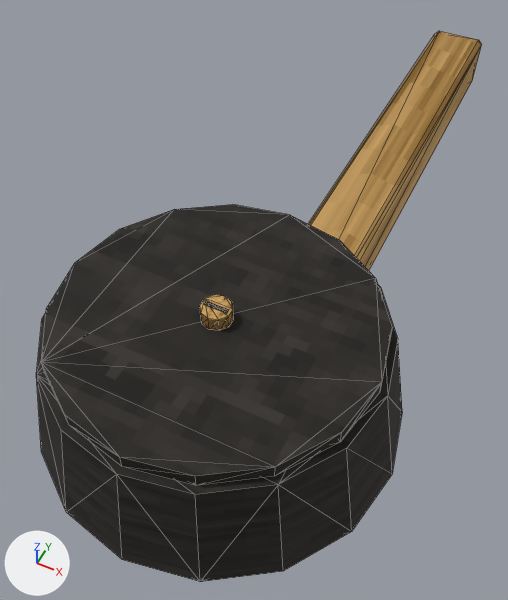
The glTF model assets/models/instruments_v1/key_lever.glb, before and after one commit.
Before and after are seen from a camera (50 mm lens) standing at (0.0287, -0.1074, 0.099) and looking at (-0.0092, -0.0317, 0.0044). Every picture has the same lights, and +X, +Y and +Z are marked at lower left. The first picture is the older version. Mesh edges are drawn as thin lines. Vertices at exactly the same position are counted once.

In view in the first picture: 'key_lever'.
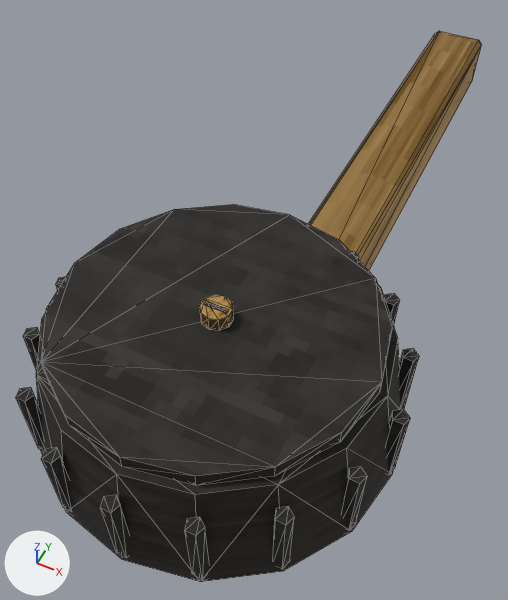
Edits to the bpy script that builds the scene:
```text
Change mat_dw_brass:
    remove # nodes: BsdfPrincipled, OutputMaterial, TexImage
    nodes: BsdfPrincipled, Mix, OutputMaterial, TexImage, VertexColor
Change me_cube_012:
    used by ob_key_lever; location = (0.0, 0.0, 0.0)
    remove me_cube_012.from_pydata(...)  # 140 vertices, 256 faces; spans x -0.025..0.025, y -0.085..0.065, z 0.0..0.036
    add me_cube_012.from_pydata(...)  # 300 vertices, 512 faces; spans x -0.025..0.025, y -0.085..0.065, z 0.0..0.036
    me_cube_012 part 1: a new loose piece, a 5-sided cylinder along z spanning x 0.023..0.025, y -0.0609..-0.0589, z 0.017..0.029, in mat_dw_ebonite
    me_cube_012 part 2: a new loose piece, a 5-sided cylinder along z spanning x 0.0211..0.0232, y -0.0701..-0.0681, z 0.017..0.029, in mat_dw_ebonite
    me_cube_012 part 3: a new loose piece, a 5-sided cylinder along z spanning x 0.0159..0.018, y -0.0779..-0.0759, z 0.017..0.029, in mat_dw_ebonite
    me_cube_012 part 4: a new loose piece, a 5-sided cylinder along z spanning x 0.0081..0.0102, y -0.0831..-0.0811, z 0.017..0.029, in mat_dw_ebonite
    me_cube_012 part 5: a new loose piece, a 5-sided cylinder along z spanning x -0.001..0.001, y -0.0849..-0.0829, z 0.017..0.029, in mat_dw_ebonite
    me_cube_012 part 6: a new loose piece, a 5-sided cylinder along z spanning x -0.0102..-0.0081, y -0.0831..-0.0811, z 0.017..0.029, in mat_dw_ebonite
    me_cube_012 part 7: a new loose piece, a 5-sided cylinder along z spanning x -0.018..-0.0159, y -0.0779..-0.0759, z 0.017..0.029, in mat_dw_ebonite
    me_cube_012 part 8: a new loose piece, a 5-sided cylinder along z spanning x -0.0232..-0.0211, y -0.0701..-0.0681, z 0.017..0.029, in mat_dw_ebonite
    me_cube_012 part 9: a new loose piece, a 5-sided cylinder along z spanning x -0.025..-0.023, y -0.0609..-0.0589, z 0.017..0.029, in mat_dw_ebonite
    me_cube_012 part 10: a new loose piece, a 5-sided cylinder along z spanning x 0.0159..0.018, y -0.0439..-0.0419, z 0.017..0.029, in mat_dw_ebonite
    me_cube_012 part 11: a new loose piece, a 5-sided cylinder along z spanning x 0.0211..0.0232, y -0.0517..-0.0497, z 0.017..0.029, in mat_dw_ebonite
    other edits to the shape of me_cube_012 do not show in these pictures
```

Changed parts and their boxes [x1, y1, x2, y2] in the pictures (508 x 600 px):
'key_lever', recoloured, reshaped
    before: [36, 31, 482, 582]
    after: [16, 31, 482, 582]
part 1 of me_cube_012, added
    after: [387, 409, 410, 474]
part 2 of me_cube_012, added
    after: [342, 467, 367, 531]
part 3 of me_cube_012, added
    after: [273, 506, 294, 569]
part 4 of me_cube_012, added
    after: [185, 517, 209, 579]
part 5 of me_cube_012, added
    after: [101, 495, 129, 558]
part 6 of me_cube_012, added
    after: [41, 447, 71, 511]
part 7 of me_cube_012, added
    after: [16, 387, 43, 450]
part 8 of me_cube_012, added
    after: [23, 327, 40, 371]
part 9 of me_cube_012, added (mostly hidden)
    after: [56, 277, 66, 290]
part 10 of me_cube_012, added
    after: [384, 294, 400, 325]
part 11 of me_cube_012, added
    after: [399, 348, 419, 410]
